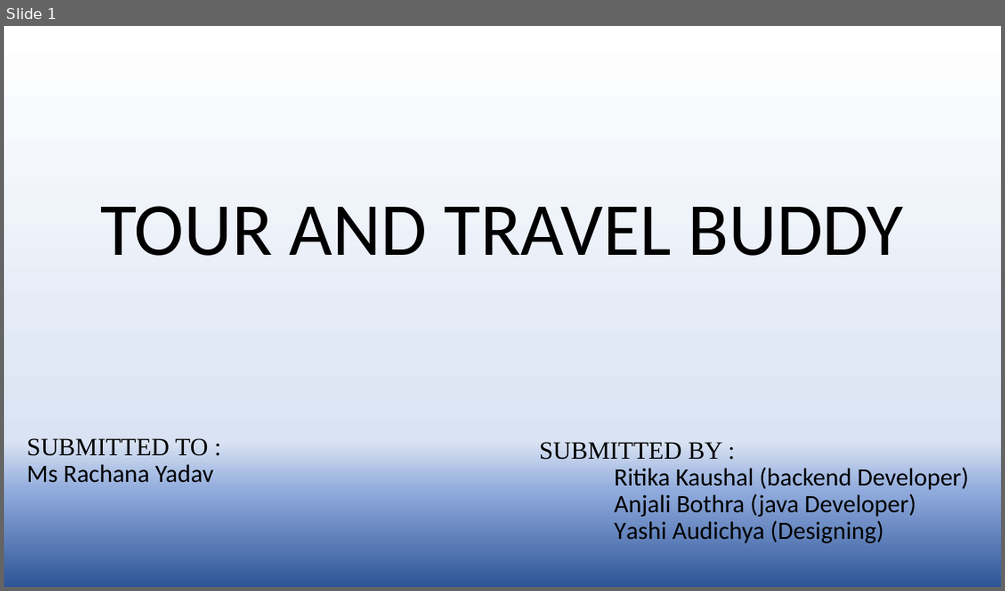
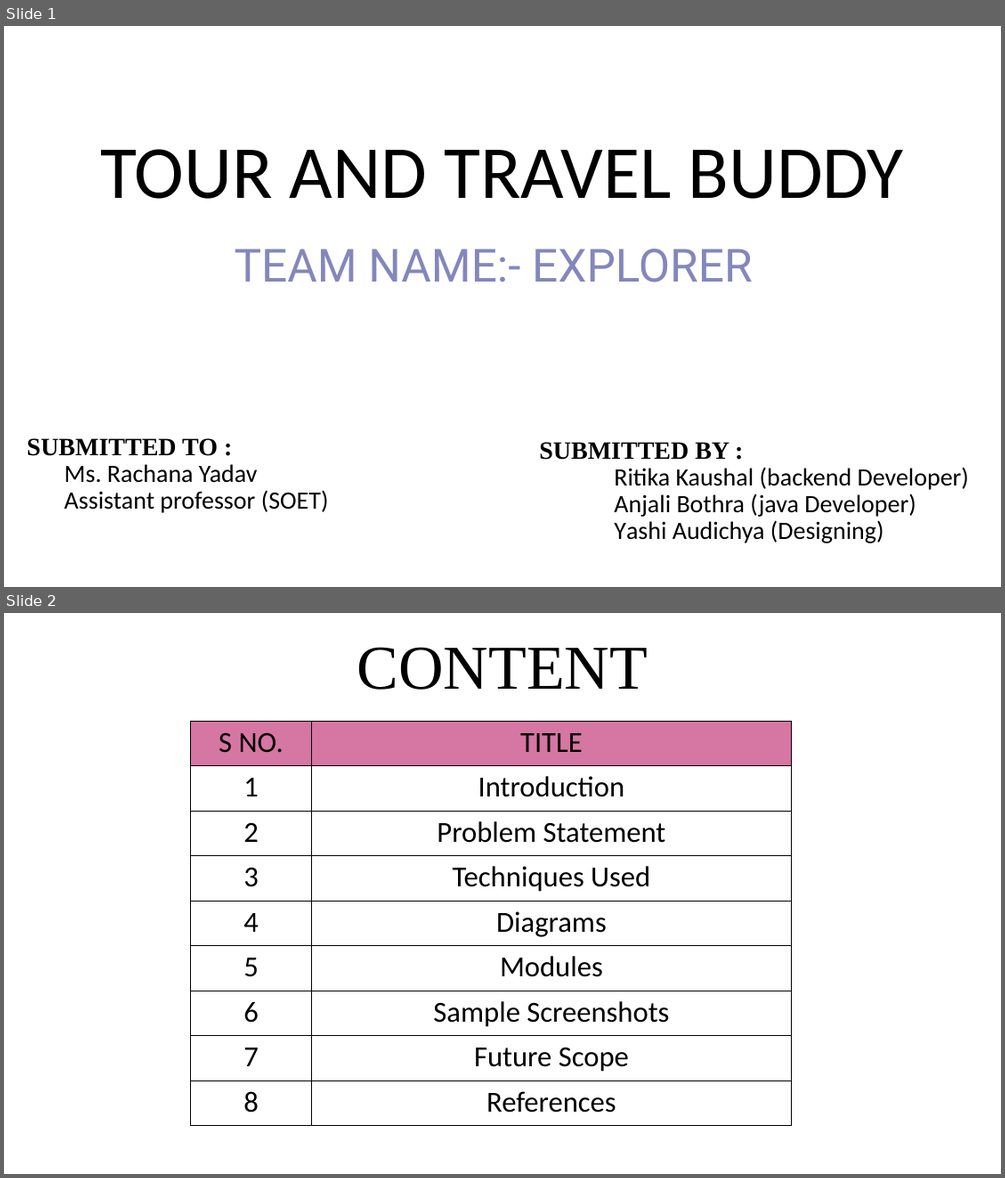
Before and after one commit to Ritikakaushal45/TRAVEL_BUDDY, a slide deck: TOUR AND TRAVEL BUDDY.pptx. Shown one above the other, each under a label of ours: slide 1 before the commit, slides 1 and 2 after it. The pictures are 1005x591 and 1005x1178 pixels, drawn with LibreOffice and Linux fonts; fonts in the diff are those of the drawing; background and template pictures are left out. Boxes give left, top, right and bottom in pixels: in the first picture for what was removed or moved away, otherwise in the second. Text is boxed around its words. In the diff, an @@ line names an element or a change of style, - is before the commit and + after.

```diff
--- a/TOUR AND TRAVEL BUDDY.pptx
+++ b/TOUR AND TRAVEL BUDDY.pptx
@@ slide 2 added at [4,613,1001,1174], background picture (left out) @@
@@ title added at [357,647,647,690], 60 pt, text #000000 @@
+CONTENT
@@ table added at [190,721,791,1126], 9 rows, 2 columns @@
+S NO. | TITLE
+1 | Introduction
+2 | Problem Statement
+3 | Techniques Used
+4 | Diagrams
+5 | Modules
+6 | Sample Screenshots
+7 | Future Scope
+8 | References
@@ slide 1 changed as well @@
@@ background gradient #FFFFFF to #DAE3F3 to #8FAADC to #2F5597 to picture (left out) @@
@@ title "TOUR AND TRAVEL BUDDY": place and size @@
-title "TOUR AND TRAVEL BUDDY" at [100,206,904,256]
+title "TOUR AND TRAVEL BUDDY" at [100,149,904,199]
@@ text added at [235,248,752,282], 44 pt, text #8387BA @@
+TEAM NAME:- EXPLORER
@@ text at [27,438,218,456]: bold on in "SUBMITTED TO :" @@
@@ text at [539,442,729,459]: bold on in "SUBMITTED BY :" @@
@@ text at [65,464,329,513]: text changed @@
-Ms Rachana Yadav
+  Ms. Rachana Yadav
+  Assistant professor (SOET)
```
Also in this commit, not shown: 12 other slides changed, 2 other slides added.
